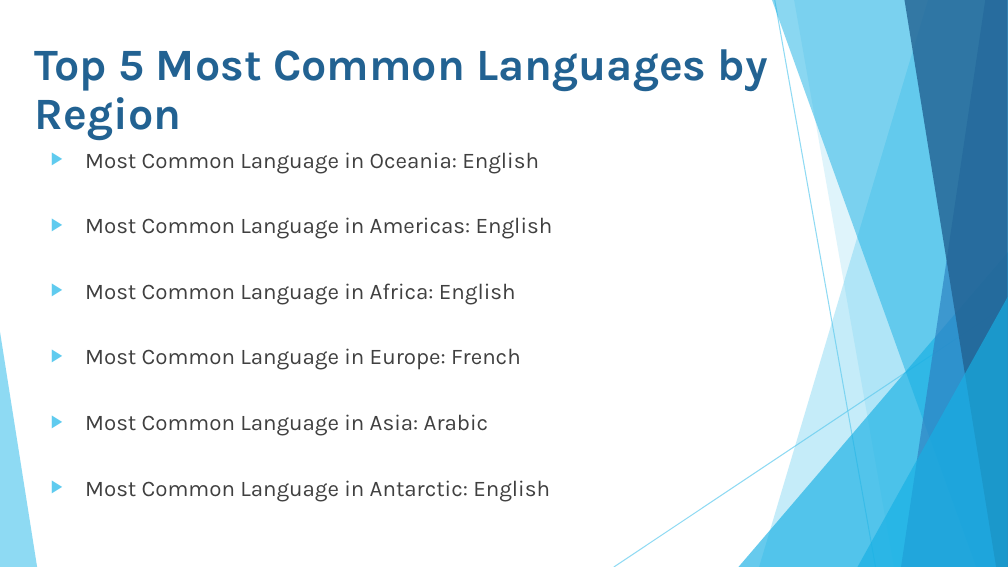
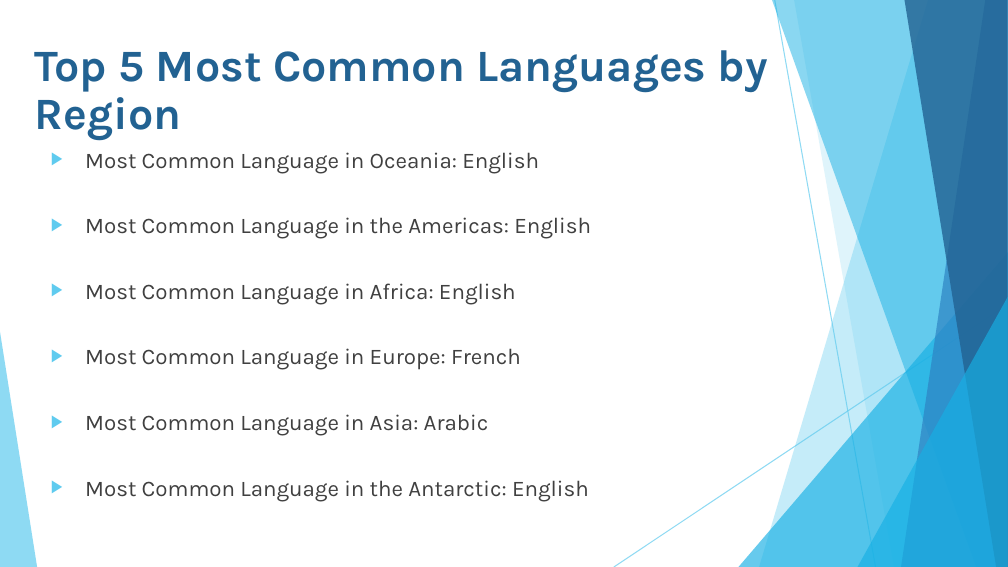
Before and after one commit to nelsonalb/World_Population-Project-3, a slide deck: slide 8 of Project 3- World Data Population.pptx. Drawn at 1008x567 pixels with LibreOffice and Linux fonts; fonts in the diff are those of the drawing. Boxes give left, top, right and bottom in pixels: in the first picture for what was removed or moved away, otherwise in the second. Text is boxed around its words. In the diff, an @@ line names an element or a change of style, - is before the commit and + after.

```diff
--- a/Project 3- World Data Population.pptx
+++ b/Project 3- World Data Population.pptx
@@ text at [85,217,591,239]: text changed @@
-▶ Most Common Language in Americas: English
+▶ Most Common Language in the Americas: English
@@ text at [85,480,589,502]: text changed @@
-▶ Most Common Language in Antarctic: English
+▶ Most Common Language in the Antarctic: English
```
Also in this commit, not shown: 1 other slide changed.
